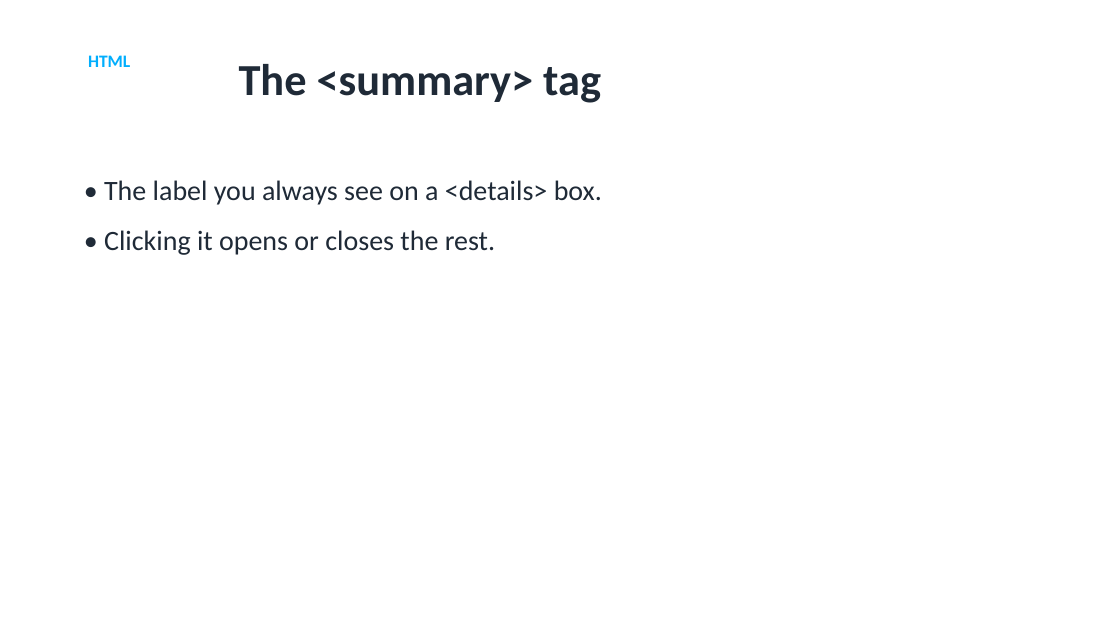
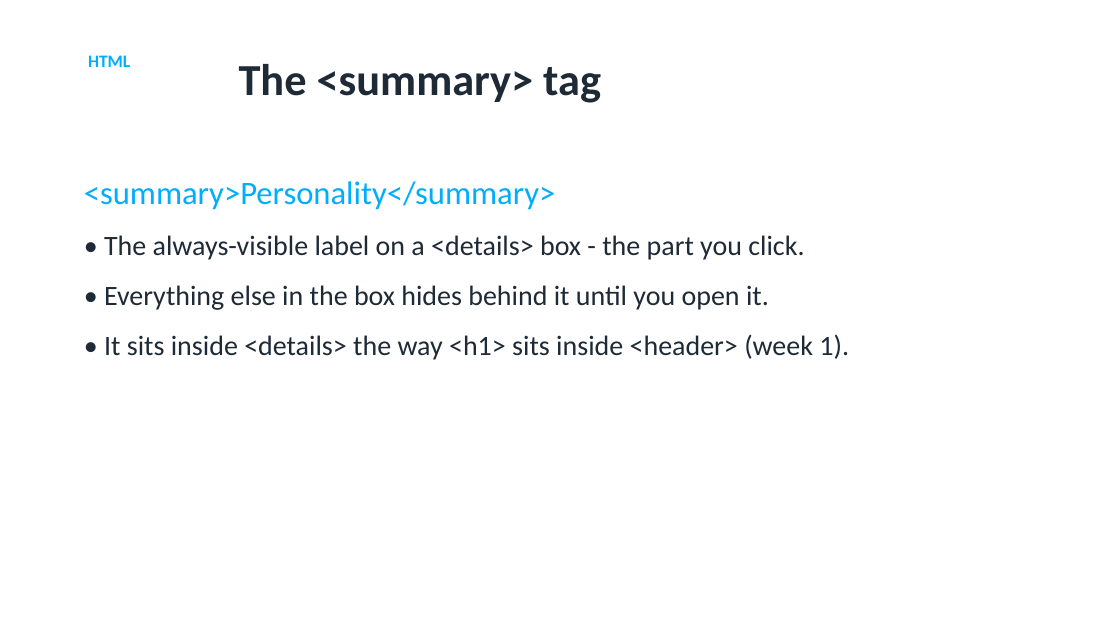
Before and after one commit to utgapps/utgapps.github.io, a slide deck: slide 8 of ai101/slides/week-06.pptx. Drawn at 1120x630 pixels with LibreOffice and Linux fonts; fonts in the diff are those of the drawing. Boxes give left, top, right and bottom in pixels: in the first picture for what was removed or moved away, otherwise in the second. Text is boxed around its words. In the diff, an @@ line names an element or a change of style, - is before the commit and + after.

```diff
--- a/ai101/slides/week-06.pptx
+++ b/ai101/slides/week-06.pptx
@@ text at [84,181,849,360]: text changed @@
-• The label you always see on a <details> box.
-• Clicking it opens or closes the rest.
+<summary>Personality</summary>
+• The always-visible label on a <details> box - the part you click.
+• Everything else in the box hides behind it until you open it.
+• It sits inside <details> the way <h1> sits inside <header> (week 1).
```
Also in this commit, not shown: 5 other slides changed, 27 other files.
